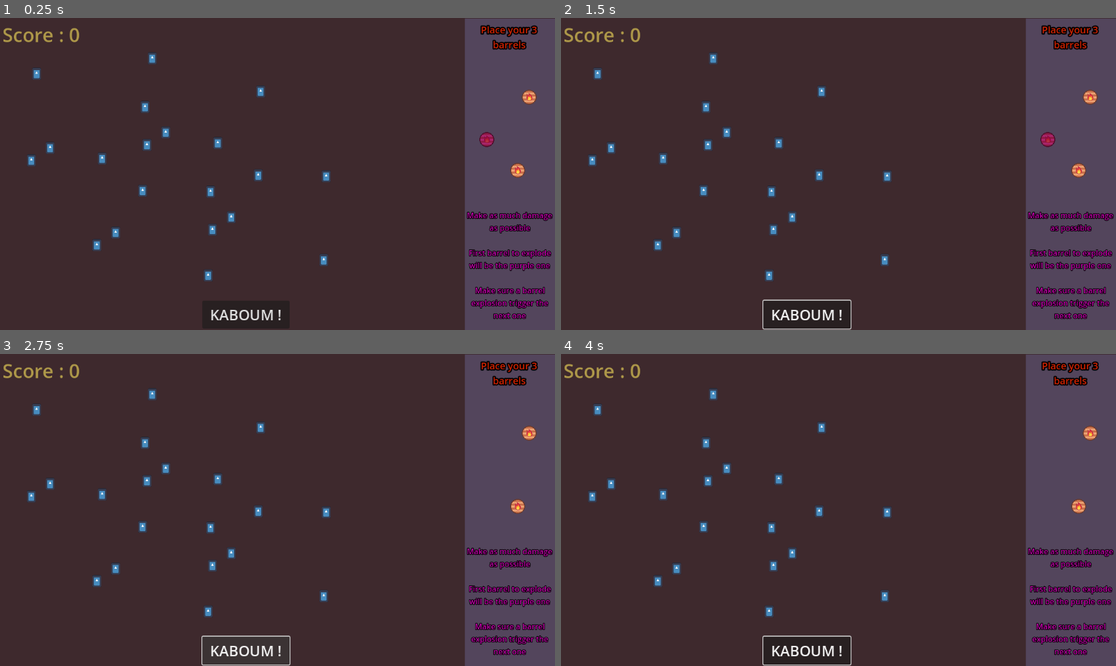
Above: before the commit, frames 1-4 (two rows, left to right).
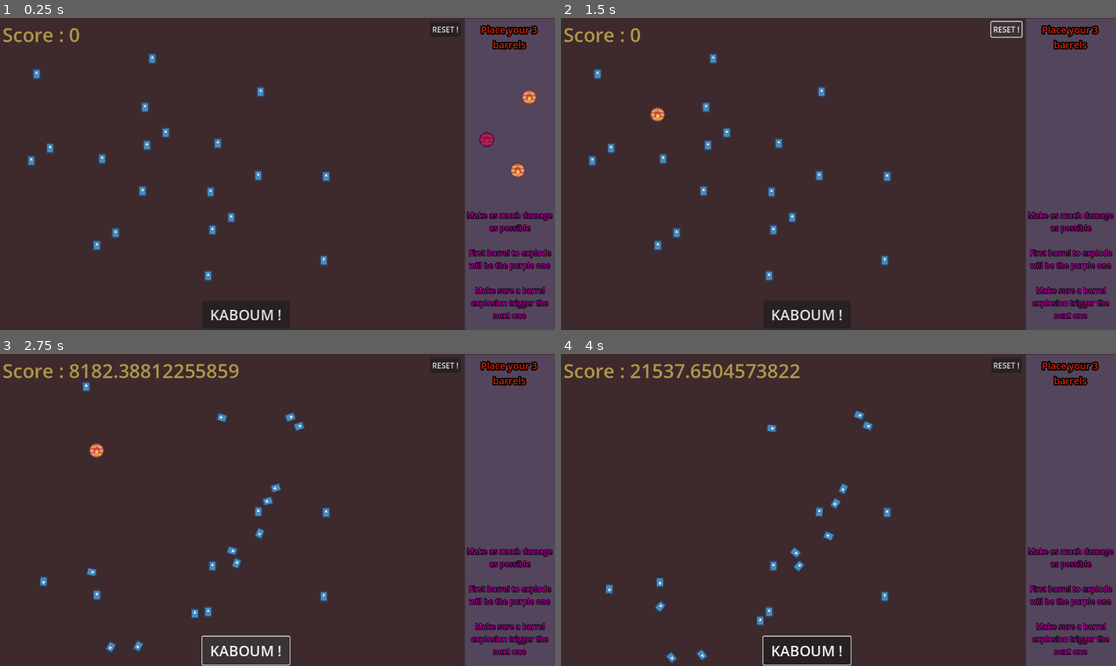
Above: after the commit, the same moments.

Repository: zazak03/kaboum
Game: Godot game, scene res://home.tscn
The game is run twice, just before and just after one commit, with the same random seed, the same clock (stepped at 60 frames per second) and the same inputs. The engine's default icon, where the game draws it, is replaced by a stand-in: a white triangle on a blue panel in a dark square.
Inputs (mouse positions are in pixels of both pictures, inside the frame that each line leads up to):
- Up to frame 1 (0.25 s): no input
- Up to frame 2 (1.5 s): click "KABOUM !" at 0.5 s; click (1005, 30) at 1.25 s, where only the run after the commit has a clickable "RESET !"
- Up to frame 3 (2.75 s): click "KABOUM !" at 2 s
- Up to frame 4 (4 s): click "KABOUM !" at 2.75 s; move the mouse to (960, 494) at 3.52 s; click (960, 494) at 3.6 s

The runs differ from the first frame. In frame 1, less than 0.1% of the frame differs, in the area x 77-83%, y 2-5%; in frame 2, 0.7%; in frame 3, 2.6%, in the area x 4-97%, y 2-96%; in frame 4, 2.4%.

Commit message:
zaerze

Diff:
--- a/home.gd
+++ b/home.gd
@@ -6,8 +6,10 @@
 var game_is_playing = false
 @export var number_of_barrel:int
 @export var number_of_random_debris:int
+var Score = 0
 
-var Score:int
+@onready var mon_home = preload("res://home.tscn")
+var instance
 
 # Called when the node enters the scene tree for the first time.
 func _ready():
@@ -15,6 +17,8 @@
 
 # Called every frame. 'delta' is the elapsed time since the previous frame.
 func _process(delta):
+
+	$Ui/Score.text = "Score : "+str(Score)
 
 	for barrel in get_node("barrels").get_children():
 
@@ -29,3 +33,9 @@
 func _on_button_pressed():
 	game_is_playing = true
 	$barrels/barrel_explose_debut.exploding()
+
+
+func _on_reset_pressed():
+	var decalage = [0,0]
+	for barrel in $barrels.get_children():
+		barrel.position = Vector2(200+decalage[0],200+decalage[1])
--- a/home.tscn
+++ b/home.tscn
@@ -32,24 +32,33 @@
 [node name="home" type="Node2D"]
 script = ExtResource("1_p8gtn")
 
-[node name="ColorRect" type="ColorRect" parent="."]
+[node name="Ui" type="Control" parent="."]
+layout_mode = 3
+anchors_preset = 0
+offset_right = 40.0
+offset_bottom = 40.0
+
+[node name="ColorRect" type="ColorRect" parent="Ui"]
+layout_mode = 0
 offset_right = 1152.0
 offset_bottom = 648.0
 color = Color(0.243137, 0.160784, 0.176471, 1)
 
-[node name="ColorRect2" type="ColorRect" parent="."]
+[node name="ColorRect2" type="ColorRect" parent="Ui"]
+layout_mode = 0
 offset_left = 965.0
 offset_top = 1.0
 offset_right = 1152.0
 offset_bottom = 648.0
 color = Color(0.32549, 0.270588, 0.360784, 1)
 
-[node name="Label" type="Label" parent="ColorRect2"]
+[node name="Label" type="Label" parent="Ui"]
 texture_filter = 1
 layout_mode = 0
-offset_left = 1.0
-offset_right = 184.0
-offset_bottom = 78.0
+offset_left = 966.0
+offset_top = 1.0
+offset_right = 1149.0
+offset_bottom = 79.0
 text = "Place your 3  barrels
 "
 label_settings = SubResource("LabelSettings_hjkcp")
@@ -57,22 +66,23 @@
 vertical_alignment = 1
 autowrap_mode = 3
 
-[node name="Score" type="Label" parent="ColorRect2"]
-offset_left = -960.0
-offset_top = 5.0
-offset_right = -719.0
-offset_bottom = 63.0
+[node name="Score" type="Label" parent="Ui"]
+layout_mode = 0
+offset_left = 5.0
+offset_top = 6.0
+offset_right = 246.0
+offset_bottom = 64.0
 text = "Score : 0"
 label_settings = SubResource("LabelSettings_olhti")
 vertical_alignment = 1
 
-[node name="Label2" type="Label" parent="ColorRect2"]
+[node name="Label2" type="Label" parent="Ui"]
 texture_filter = 1
 layout_mode = 0
-offset_left = 2.0
-offset_top = 397.0
-offset_right = 185.0
-offset_bottom = 644.0
+offset_left = 967.0
+offset_top = 398.0
+offset_right = 1150.0
+offset_bottom = 645.0
 text = "Make as much damage as possible
 
 First barrel to explode will be the purple one
@@ -83,7 +93,7 @@
 horizontal_alignment = 1
 autowrap_mode = 3
 
-[node name="Button" type="Button" parent="."]
+[node name="kaboum" type="Button" parent="."]
 offset_left = 420.0
 offset_top = 587.0
 offset_right = 601.0
@@ -91,6 +101,13 @@
 theme = SubResource("Theme_1aiis")
 text = "KABOUM !"
 
+[node name="reset" type="Button" parent="."]
+offset_left = 893.0
+offset_top = 8.0
+offset_right = 956.0
+offset_bottom = 39.0
+text = "RESET !"
+
 [node name="walls" type="Node2D" parent="."]
 
 [node name="wall" type="StaticBody2D" parent="walls"]
@@ -198,4 +215,5 @@
 [node name="debris20" parent="debris_list" instance=ExtResource("3_x2qin")]
 position = Vector2(212, 292)
 
-[connection signal="pressed" from="Button" to="." method="_on_button_pressed"]
+[connection signal="pressed" from="kaboum" to="." method="_on_button_pressed"]
+[connection signal="pressed" from="reset" to="." method="_on_reset_pressed"]
